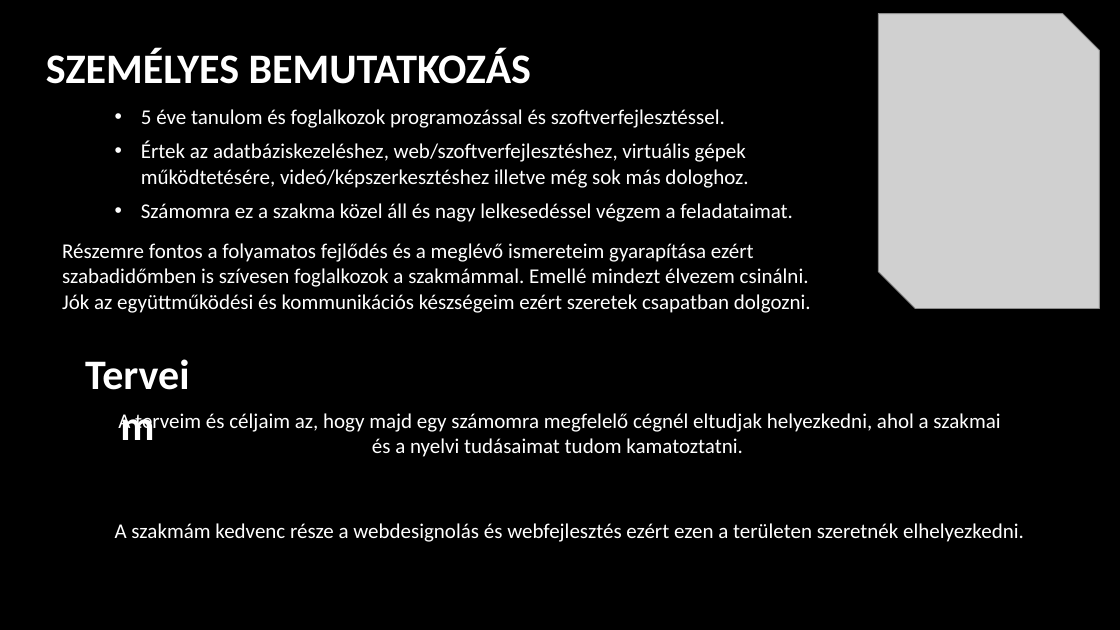
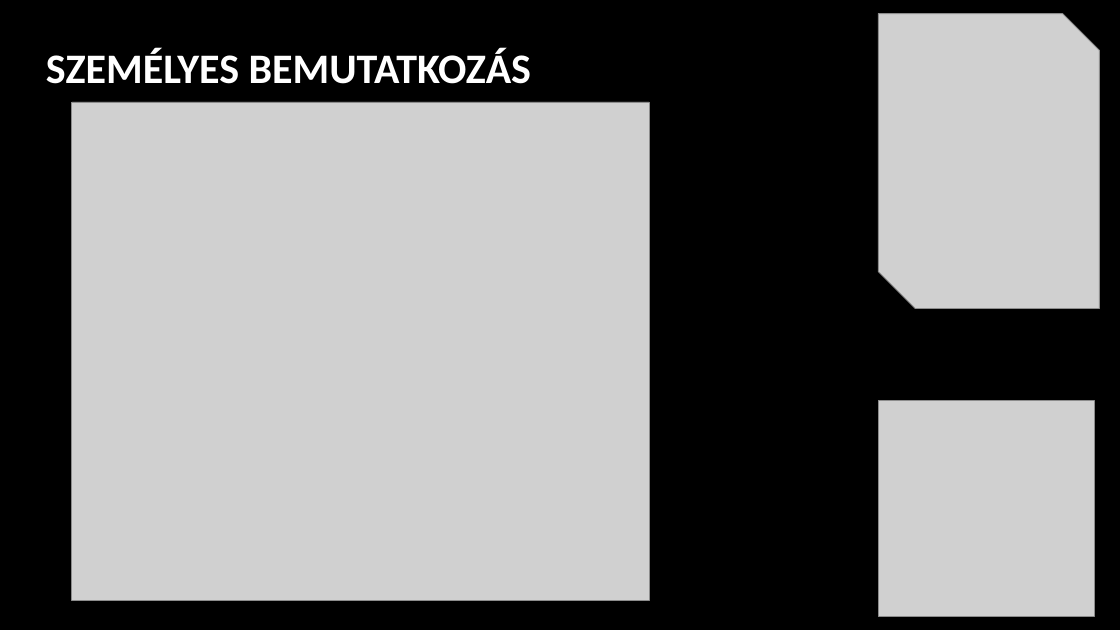
Before and after one commit to OokamiB7/webaruhazAutok, a slide deck: slide 2 of Presentation.pptx. Drawn at 1120x630 pixels with LibreOffice and Linux fonts; fonts in the diff are those of the drawing; grey boxes stand for pictures; background and template pictures are left out. Boxes give left, top, right and bottom in pixels: in the first picture for what was removed or moved away, otherwise in the second. Text is boxed around its words. In the diff, an @@ line names an element or a change of style, - is before the commit and + after.

```diff
--- a/Presentation.pptx
+++ b/Presentation.pptx
@@ picture added at box(72, 102, 649, 601) @@
@@ text removed at box(141, 109, 725, 128) @@
-• 5 éve tanulom és foglalkozok programozással és szoftverfejlesztéssel.
@@ text removed at box(141, 141, 748, 188) @@
-• Értek az adatbáziskezeléshez, web/szoftverfejlesztéshez, virtuális gépek működtetésére, videó/képszerkesztéshez illetve még sok más dologhoz.
@@ text removed at box(141, 203, 793, 222) @@
-• Számomra ez a szakma közel áll és nagy lelkesedéssel végzem a feladataimat.
@@ text removed at box(62, 243, 811, 313) @@
-Részemre fontos a folyamatos fejlődés és a meglévő ismereteim gyarapítása ezért szabadidőmben is szívesen foglalkozok a szakmámmal. Emellé mindezt élvezem csinálni. Jók az együttműködési és kommunikációs készségeim ezért szeretek csapatban dolgozni.
@@ text removed at box(118, 413, 1000, 457) @@
-A terveim és céljaim az, hogy majd egy számomra megfelelő cégnél eltudjak helyezkedni, ahol a szakmai és a nyelvi tudásaimat tudom kamatoztatni.
@@ text removed at box(135, 413, 201, 434) @@
-Terveim
@@ picture added at box(879, 401, 1095, 617) @@
@@ text removed at box(115, 523, 1024, 542) @@
-A szakmám kedvenc része a webdesignolás és webfejlesztés ezért ezen a területen szeretnék elhelyezkedni.
```
Also in this commit, not shown: 1 other slide changed.
